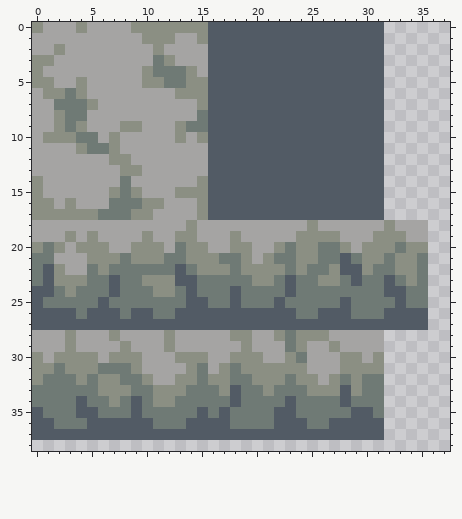
File history of a pixel-art sprite, Assets/Object Assets/Decoration/boulder_small.png. The picture above is the old version.
The file is 64x64 pixels. Shown: x 0..37, y 0..38.
And afterwards:
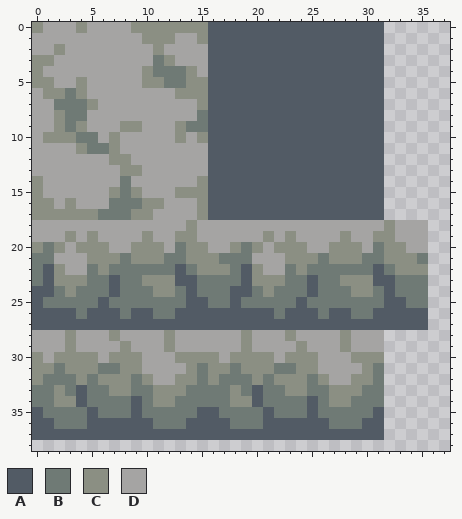
Palette (. is transparent): A #525b65  B #6f7a75  C #8b8f83  D #a5a4a3
Change:
Changed rows in their new state; - is an unchanged pixel.
first column x 2:
18 -----------------------D----------
19 ----------------D--C-CDDDDC----D--
20 -----------------BC--C-DDC-CDB-CDD
21 -----------------B-DDC---CCCBBC---
22 -----------------A-DD----BBBBA---C
23 -----------------A--CB-ABBCCCA--B-
24 -----------------A-C-B-A---CC--B--
25 --------------------B-A---B---A---
26 --------------------B-AAB----A----
28 ----------------D---DCDDD-C-------
29 ---------------------D---DC-------
30 --------------C----C--CC--D-C-----
31 ------C-------C-----BB-C--DD-B----
32 ------C--------B---B-C-BCDD-C-----
33 C-A-B----------BC-AB-CCBB-C-------
34 CC---B----------CCA--B-A-CC-------
35 --B-----------AB---ABB-A---BBA----
36 -------------------A---AABBB------
Where, in picture pixels (left, top, right, bottom), the same in both pictures:
changed: (208, 220, 428, 429)
changed: (54, 363, 131, 418)
